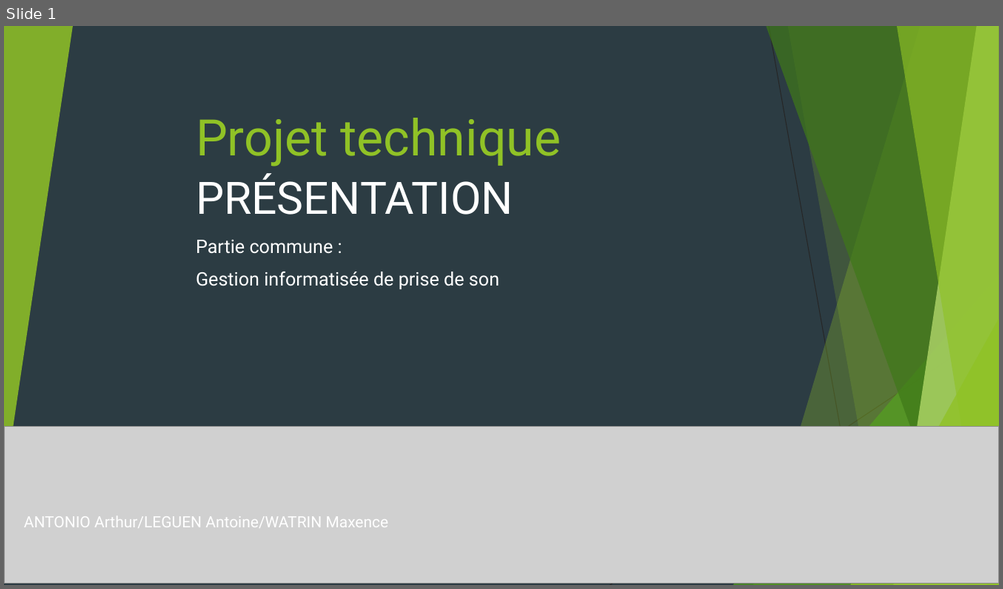
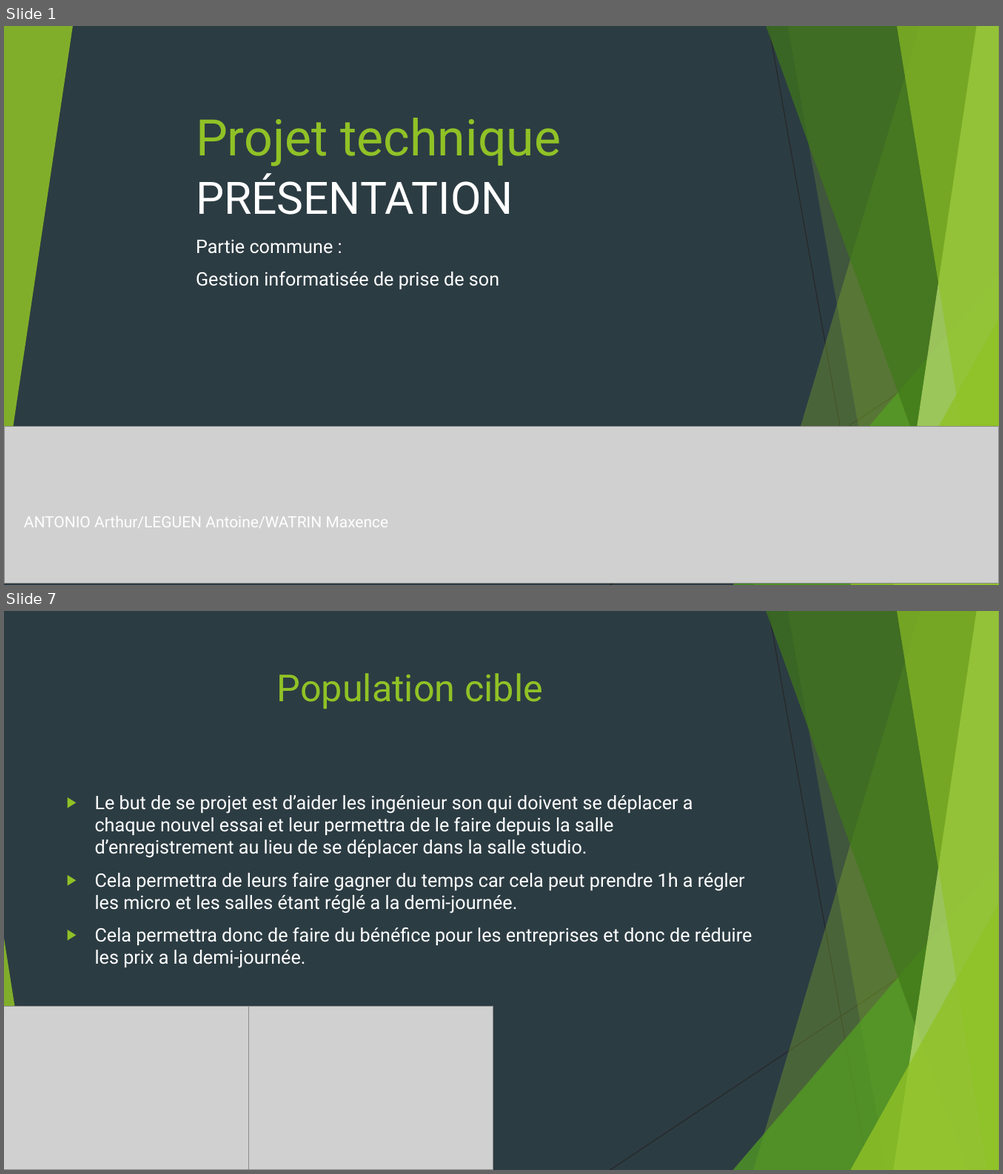
Before and after one commit to MAXENCEWATRIN/GitHub, a slide deck: A trier/Présentation Projet technique.pptx. Shown one above the other, each under a label of ours: slide 1 before the commit, slides 1 and 7 after it; the slides between them are not shown. The pictures are 1003x589 and 1003x1174 pixels, drawn with LibreOffice and Linux fonts; fonts in the diff are those of the drawing; grey boxes stand for pictures. Boxes give left, top, right and bottom in pixels: in the first picture for what was removed or moved away, otherwise in the second. Text is boxed around its words. In the diff, an @@ line names an element or a change of style, - is before the commit and + after.

Commit message:
projet en commun

```diff
--- a/A trier/Présentation Projet technique.pptx
+++ b/A trier/Présentation Projet technique.pptx
@@ slide 7 added at [4, 611, 999, 1170], background #2C3C43; not listed: 9 template elements that a slide beside it also shows @@
@@ title added at [277, 673, 543, 709], 36 pt, text #90C226 @@
+Population cible
@@ text added at [95, 795, 752, 968], 18 pt, text #FFFFFF @@
+▶ Le but de se projet est d’aider les ingénieur son qui doivent se déplacer a chaque nouvel essai et leur permettra de le faire depuis la salle d’enregistrement au lieu de se déplacer dans la salle studio.
+▶ Cela permettra de leurs faire gagner du temps car cela peut prendre 1h a régler les micro et les salles étant réglé a la demi-journée.
+▶ Cela permettra donc de faire du bénéfice pour les entreprises et donc de réduire les prix a la demi-journée.
@@ triangle added at [4, 939, 40, 1170], fill #90C226 at 85% opacity @@
@@ picture added at [4, 1006, 249, 1170] @@
@@ picture added at [249, 1006, 492, 1170] @@
```
Also in this commit, not shown: 5 other slides added, 1 other file.
